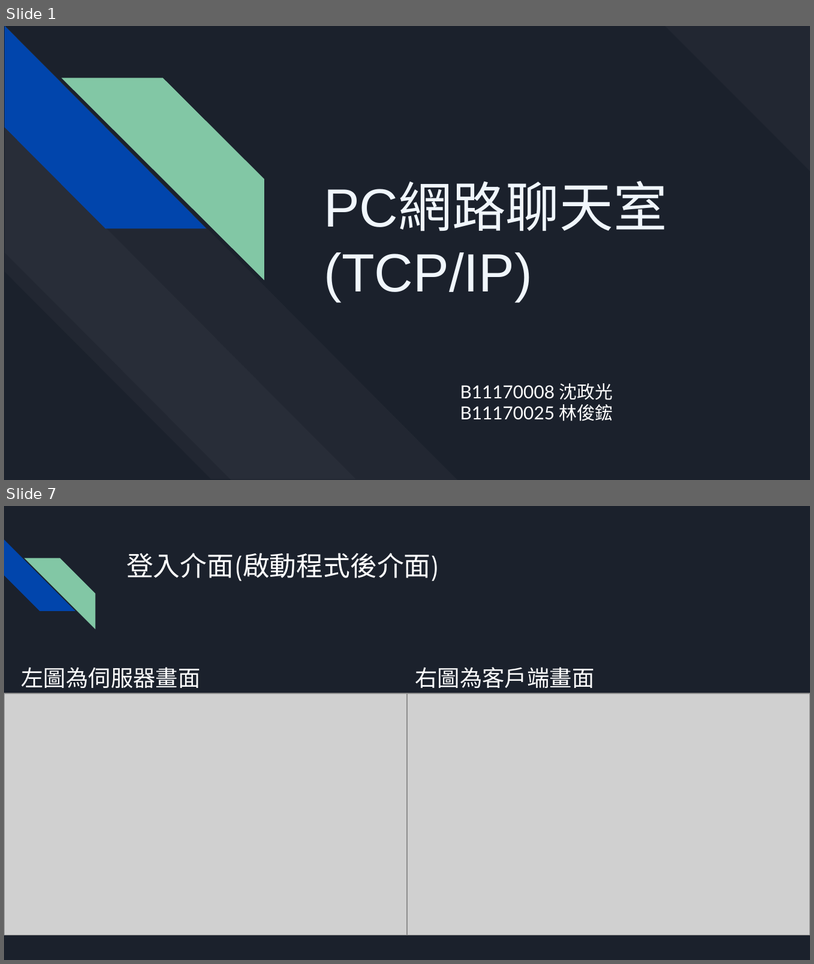
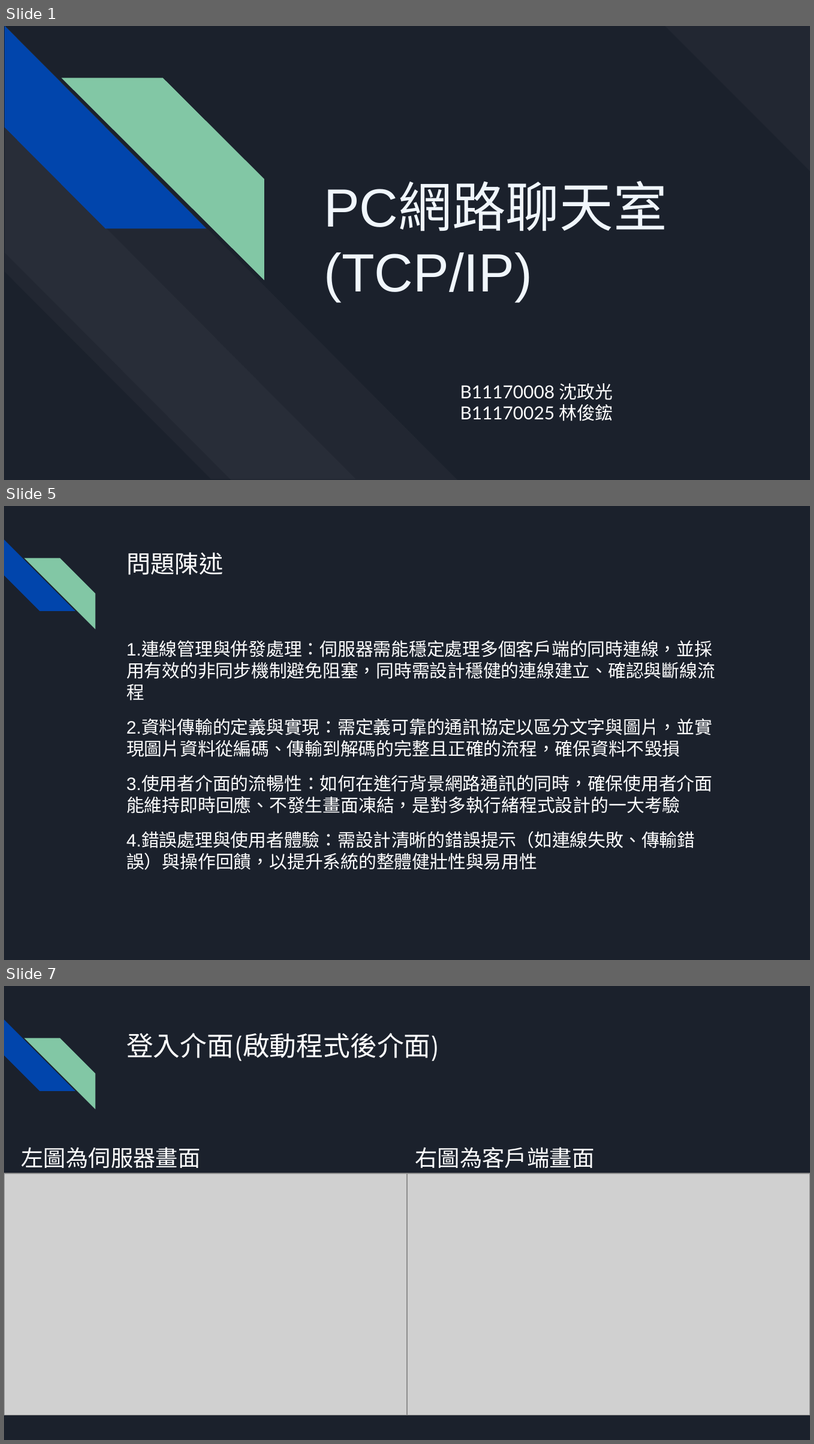
Before and after one commit to wortelbend/C-Sharp_Final, a slide deck: 文件/期末專題 PPT (1).pptx. Shown one above the other, each under a label of ours: slides 1 and 7 before the commit, slides 1, 5 and 7 after it; the slides between them are not shown. The pictures are 814x964 and 814x1444 pixels, drawn with LibreOffice and Linux fonts; fonts in the diff are those of the drawing; grey boxes stand for pictures. Boxes give left, top, right and bottom in pixels: in the first picture for what was removed or moved away, otherwise in the second. Text is boxed around its words. In the diff, an @@ line names an element or a change of style, - is before the commit and + after.

```diff
--- a/文件/期末專題 PPT (1).pptx
+++ b/文件/期末專題 PPT (1).pptx
@@ slide 5 added at bbox=[4, 506, 810, 960], background #1B212C; not listed: 2 template elements that a slide beside it also shows @@
@@ title added at bbox=[126, 552, 223, 575], 21.6 pt, text #FFFFFF @@
+問題陳述
@@ text added at bbox=[126, 641, 716, 870], 16 pt, text #FFFFFF @@
+1.連線管理與併發處理：伺服器需能穩定處理多個客戶端的同時連線，並採用有效的非同步機制避免阻塞，同時需設計穩健的連線建立、確認與斷線流程
+2.資料傳輸的定義與實現：需定義可靠的通訊協定以區分文字與圖片，並實現圖片資料從編碼、傳輸到解碼的完整且正確的流程，確保資料不毀損
+3.使用者介面的流暢性：如何在進行背景網路通訊的同時，確保使用者介面能維持即時回應、不發生畫面凍結，是對多執行緒程式設計的一大考驗
+4.錯誤處理與使用者體驗：需設計清晰的錯誤提示（如連線失敗、傳輸錯誤）與操作回饋，以提升系統的整體健壯性與易用性
```
Also in this commit, not shown: 6 slides changed, 2 slides removed.
